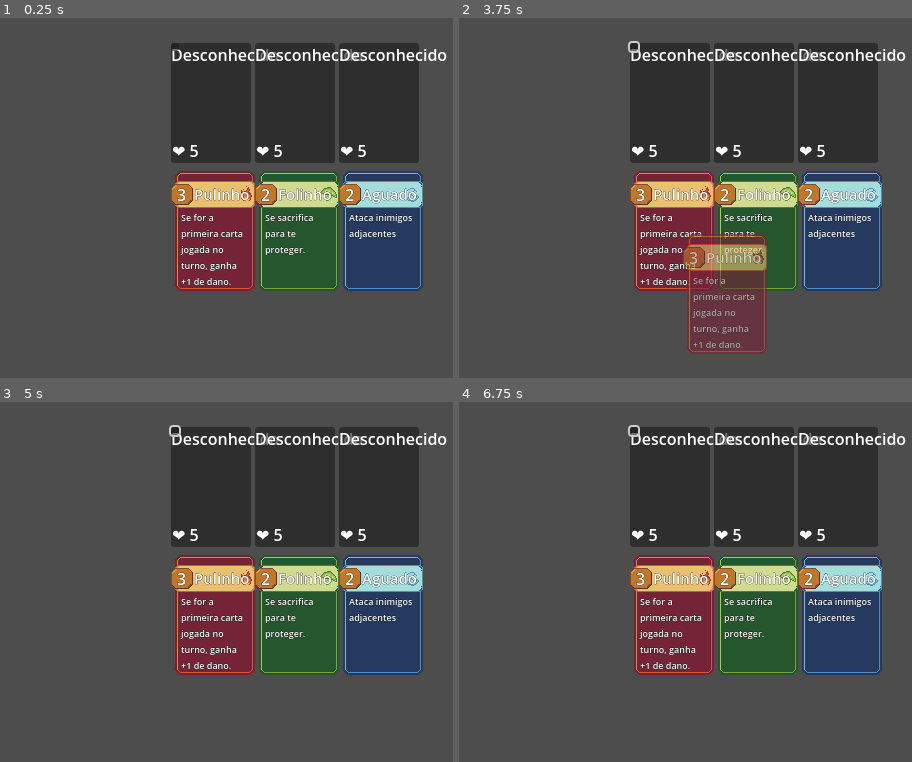
Above: before the commit, frames 1-4 (two rows, left to right).
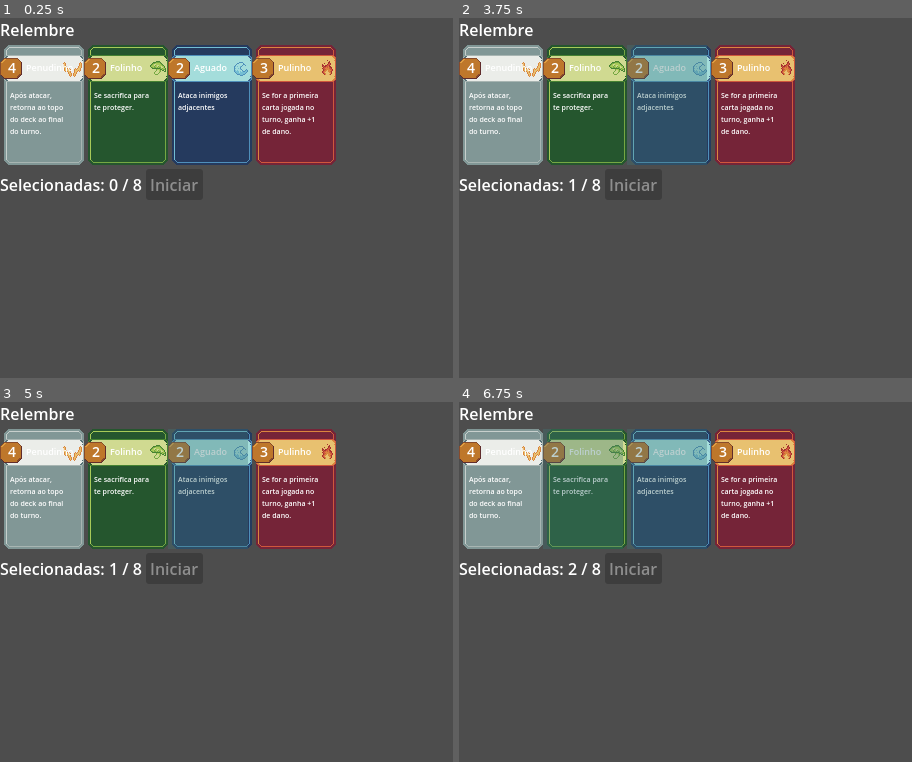
Above: after the commit, the same moments.

Repository: JonathanGoveira/CardGameTemplateGodot
Game: Godot game, scene res://scenes/pre_run_deck_selector.tscn
The game is run twice, just before and just after one commit, with the same random seed, the same clock (stepped at 60 frames per second) and the same inputs. Before the commit the project starts from res://scenes/battle_scene.tscn.
Inputs (mouse positions are in pixels of both pictures, inside the frame that each line leads up to):
- Up to frame 1 (0.25 s): no input
- Up to frame 2 (3.75 s): click (635, 46) at 0.52 s; click (635, 46) at 1.27 s; click (635, 46) at 2.02 s; tap Enter at 2.75 s; move the mouse to (outside the picture) at 2.77 s; click (outside the picture) at 2.92 s; tap Space at 3.5 s; drag from (649, 216) to (748, 270) at 3.52 s
- Up to frame 3 (5 s): move the mouse to (385, 502) at 4.27 s; click (385, 502) at 4.42 s
- Up to frame 4 (6.75 s): tap Enter at 5 s; drag from (748, 654) to (585, 528) at 5.02 s; move the mouse to (outside the picture) at 5.77 s; click (outside the picture) at 5.92 s; tap Space at 6.5 s; drag from (585, 528) to (680, 492) at 6.52 s

The runs differ from the first frame. In frame 1, 48% of the frame differs, in the area x 0-99%, y 1-76%; in frame 2, 51%, in the area x 0-99%, y 1-94%; in frame 3, 48%; in frame 4, 48%.

Commit message:
created deck selector pre run

Diff:
--- a/cardgametemplate/project.godot
+++ b/cardgametemplate/project.godot
@@ -11,7 +11,7 @@
 [application]
 
 config/name="CardGameTemplate"
-run/main_scene="uid://yuveqbc7xvx4"
+run/main_scene="uid://cqvjbvtl0q3go"
 config/features=PackedStringArray("4.4", "GL Compatibility")
 config/icon="res://icon.svg"
 
--- /dev/null
+++ b/cardgametemplate/scenes/cards/card_selectable.tscn
@@ -0,0 +1,68 @@
+[gd_scene load_steps=6 format=3 uid="uid://cj2t3os33leus"]
+
+[ext_resource type="Script" uid="uid://bdfm1l71rn4tq" path="res://scripts/cards/card_selectable.gd" id="1_7h8ka"]
+[ext_resource type="Resource" uid="uid://bkajiysgoiwdc" path="res://scripts/cards/data/firi/pulinho_card_data.tres" id="2_qed0t"]
+
+[sub_resource type="LabelSettings" id="LabelSettings_qed0t"]
+font_size = 9
+
+[sub_resource type="LabelSettings" id="LabelSettings_l1gix"]
+font_size = 14
+shadow_size = 2
+
+[sub_resource type="LabelSettings" id="LabelSettings_diqu7"]
+resource_local_to_scene = true
+line_spacing = 1.0
+paragraph_spacing = 1.0
+font_size = 7
+
+[node name="CardSelectable" type="Control"]
+custom_minimum_size = Vector2(80, 120)
+layout_mode = 3
+anchors_preset = 0
+offset_right = 40.0
+offset_bottom = 40.0
+script = ExtResource("1_7h8ka")
+dados = ExtResource("2_qed0t")
+
+[node name="TextureRect" type="TextureRect" parent="."]
+layout_mode = 0
+offset_right = 40.0
+offset_bottom = 40.0
+
+[node name="Nome" type="Label" parent="."]
+layout_mode = 0
+offset_left = 26.0
+offset_top = 16.0
+offset_right = 66.0
+offset_bottom = 39.0
+label_settings = SubResource("LabelSettings_qed0t")
+
+[node name="Dano" type="Label" parent="."]
+layout_mode = 1
+anchors_preset = -1
+anchor_bottom = 0.112
+offset_left = 1.0
+offset_top = 12.0
+offset_right = 23.0
+offset_bottom = 21.56
+label_settings = SubResource("LabelSettings_l1gix")
+horizontal_alignment = 1
+vertical_alignment = 1
+autowrap_mode = 1
+
+[node name="Dom" type="Label" parent="."]
+layout_mode = 0
+offset_left = 10.0
+offset_top = 45.0
+offset_right = 72.0
+offset_bottom = 107.0
+label_settings = SubResource("LabelSettings_diqu7")
+autowrap_mode = 2
+
+[node name="MarcadorSelecionado" type="ColorRect" parent="."]
+layout_mode = 0
+offset_right = 80.0
+offset_bottom = 120.0
+mouse_filter = 2
+color = Color(0.25098, 0.466667, 0.466667, 0.352941)
--- /dev/null
+++ b/cardgametemplate/scenes/pre_run_deck_selector.tscn
@@ -0,0 +1,41 @@
+[gd_scene load_steps=3 format=3 uid="uid://cqvjbvtl0q3go"]
+
+[ext_resource type="Script" uid="uid://bldv8kkap1de" path="res://scripts/pre_run_deck_selector.gd" id="1_fvrhc"]
+[ext_resource type="PackedScene" uid="uid://cj2t3os33leus" path="res://scenes/cards/card_selectable.tscn" id="2_divfe"]
+
+[node name="PreRunDeckSelector" type="Control"]
+layout_mode = 3
+anchors_preset = 15
+anchor_right = 1.0
+anchor_bottom = 1.0
+grow_horizontal = 2
+grow_vertical = 2
+script = ExtResource("1_fvrhc")
+grade_container_path = NodePath("PainelPrincipal/GradeCartas")
+carta_selectable_scene = ExtResource("2_divfe")
+label_contador_path = NodePath("PainelPrincipal/LinhaInferior/CartasSelecionadas")
+botao_iniciar_path = NodePath("PainelPrincipal/LinhaInferior/Button")
+
+[node name="PainelPrincipal" type="VBoxContainer" parent="."]
+layout_mode = 0
+offset_right = 40.0
+offset_bottom = 40.0
+
+[node name="Titulo" type="Label" parent="PainelPrincipal"]
+layout_mode = 2
+text = "Relembre"
+
+[node name="GradeCartas" type="GridContainer" parent="PainelPrincipal"]
+layout_mode = 2
+columns = 4
+
+[node name="LinhaInferior" type="HBoxContainer" parent="PainelPrincipal"]
+layout_mode = 2
+
+[node name="CartasSelecionadas" type="Label" parent="PainelPrincipal/LinhaInferior"]
+layout_mode = 2
+text = "Selecionadas: "
+
+[node name="Button" type="Button" parent="PainelPrincipal/LinhaInferior"]
+layout_mode = 2
+text = "Iniciar"
--- /dev/null
+++ b/cardgametemplate/scripts/cards/card_selectable.gd
@@ -0,0 +1,27 @@
+extends Control
+
+@export var dados: CardData
+
+signal carta_selecionada(card)
+signal carta_deselecionada(card)
+
+var selecionada := false
+
+func _ready():
+	atualizar_ui()
+
+func atualizar_ui():
+	$TextureRect.texture = dados.imagem_carta
+	$Nome.text = dados.nome
+	$Dano.text = str(dados.dano_base)
+	$Dom.text = dados.descricao_dom
+	$MarcadorSelecionado.visible = selecionada
+
+func _gui_input(event):
+	if event is InputEventMouseButton and event.pressed:
+		selecionada = !selecionada
+		$MarcadorSelecionado.visible = selecionada
+		if selecionada:
+			emit_signal("carta_selecionada", self)
+		else:
+			emit_signal("carta_deselecionada", self)
--- /dev/null
+++ b/cardgametemplate/scripts/pre_run_deck_selector.gd
@@ -0,0 +1,60 @@
+extends Control
+
+@export var grade_container_path: NodePath
+@export var carta_selectable_scene: PackedScene
+@export var label_contador_path: NodePath
+@export var botao_iniciar_path: NodePath
+@export var max_cartas_selecionadas: int = 8
+
+var selecionadas: Array[CardData] = []
+
+func _ready():
+	var grade = get_node(grade_container_path)
+	var arquivos_cartas = listar_todos_cards("res://scripts/cards/data")
+
+	for caminho in arquivos_cartas:
+		var dados = load(caminho)
+		if dados is CardData:
+			var carta = carta_selectable_scene.instantiate()
+			carta.dados = dados
+			carta.connect("carta_selecionada", _on_carta_selecionada)
+			carta.connect("carta_deselecionada", _on_carta_deselecionada)
+			grade.add_child(carta)
+
+	atualizar_ui()
+
+func listar_todos_cards(caminho_base: String) -> Array:
+	var lista = []
+	var dir = DirAccess.open(caminho_base)
+
+	if dir:
+		dir.list_dir_begin()
+		var nome = dir.get_next()
+		while nome != "":
+			if dir.current_is_dir():
+				lista += listar_todos_cards(caminho_base + "/" + nome)
+			elif nome.ends_with(".tres"):
+				lista.append(caminho_base + "/" + nome)
+			nome = dir.get_next()
+	return lista
+
+func _on_carta_selecionada(card_node):
+	if selecionadas.size() >= max_cartas_selecionadas:
+		card_node.selecionada = false
+		card_node.get_node("MarcadorSelecionado").visible = false
+
+		return
+
+	selecionadas.append(card_node.dados)
+	atualizar_ui()
+
+func _on_carta_deselecionada(card_node):
+	selecionadas.erase(card_node.dados)
+	atualizar_ui()
+
+func atualizar_ui():
+	var label = get_node(label_contador_path)
+	label.text = "Selecionadas: %d / %d" % [selecionadas.size(), max_cartas_selecionadas]
+
+	var botao = get_node(botao_iniciar_path)
+	botao.disabled = selecionadas.size() != max_cartas_selecionadas
Not shown, added: cardgametemplate/scripts/cards/card_selectable.gd.uid
Not shown, added: cardgametemplate/scripts/pre_run_deck_selector.gd.uid
